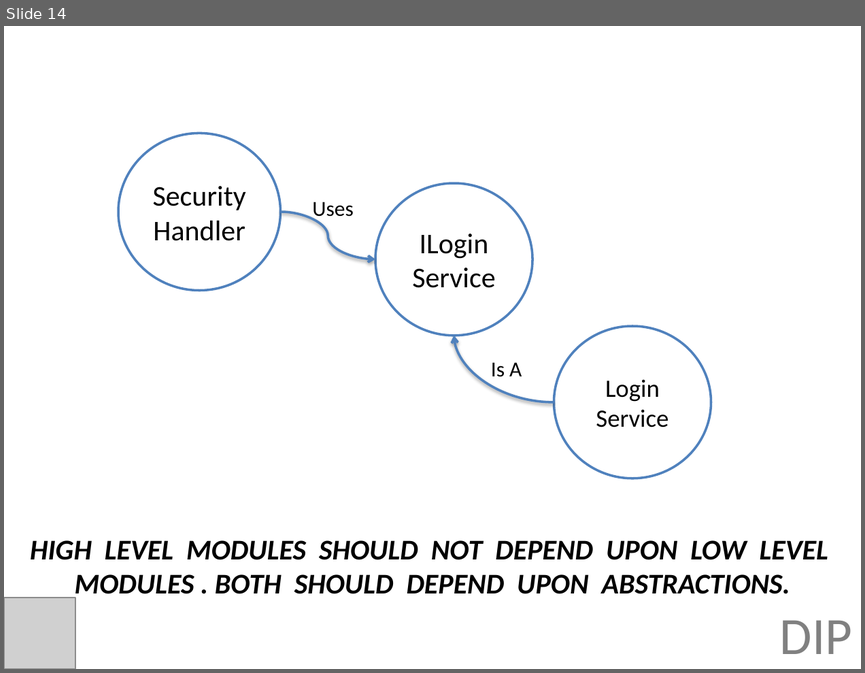
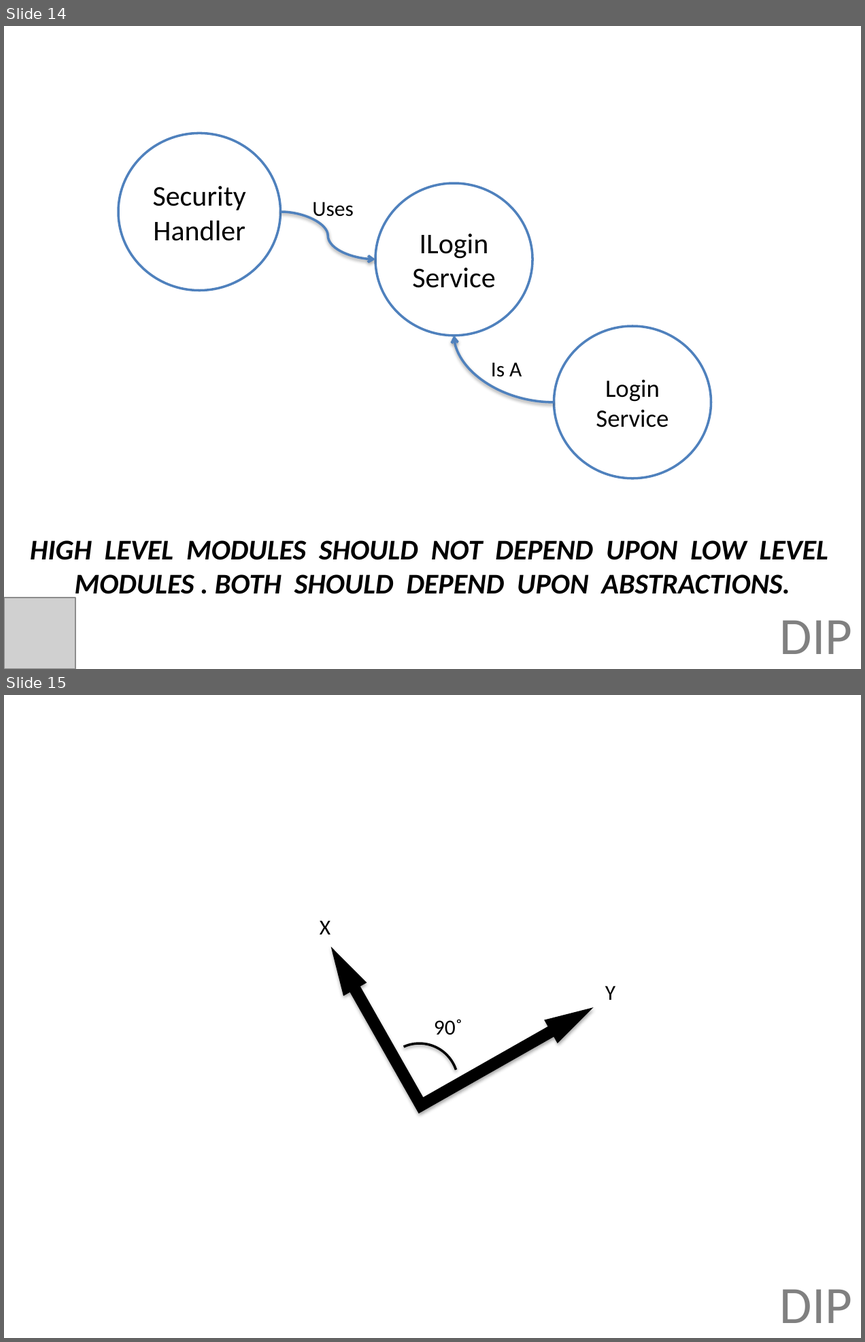
Before and after one commit to jonfuller/presentations, a slide deck: dependencies/dependencies.pptx. Shown one above the other, each under a label of ours: slide 14 before the commit, slides 14 and 15 after it. The pictures are 865x673 and 865x1342 pixels, drawn with LibreOffice and Linux fonts; fonts in the diff are those of the drawing; grey boxes stand for pictures. Boxes give left, top, right and bottom in pixels: in the first picture for what was removed or moved away, otherwise in the second. Text is boxed around its words. In the diff, an @@ line names an element or a change of style, - is before the commit and + after.

```diff
--- a/dependencies/dependencies.pptx
+++ b/dependencies/dependencies.pptx
@@ slide 15 added at (x1=4, y1=695, x2=861, y2=1338), background #FFFFFF @@
@@ left up arrow added at (x1=319, y1=849, x2=599, y2=1123), fill #000000 @@
@@ text added at (x1=320, y1=920, x2=330, y2=934), 18 pt, text #000000 @@
+X
@@ text added at (x1=605, y1=985, x2=615, y2=1000), 18 pt, text #000000 @@
+Y
@@ text added at (x1=434, y1=1019, x2=462, y2=1035), 18 pt, text #000000 @@
+90˚
@@ arc (boxed as its full ellipse) added at (x1=371, y1=1032, x2=468, y2=1130), outline #000000 2 pt @@
@@ text added at (x1=780, y1=1289, x2=852, y2=1323), 44 pt, text #808080 @@
+DIP
```
Also in this commit, not shown: 14 other slides added.
